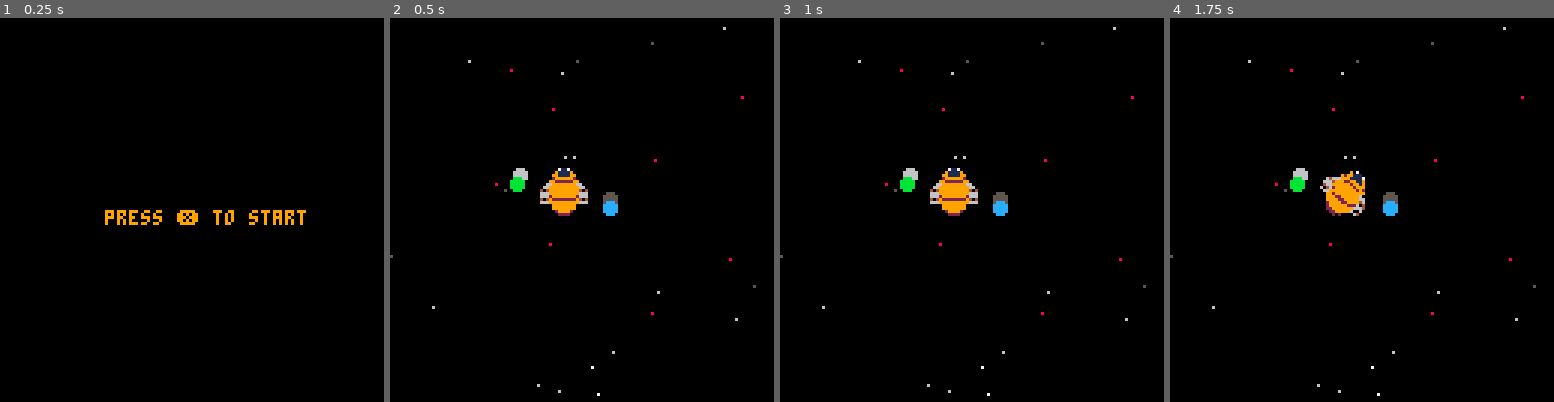
Above: before the commit, frames 1-4 (left to right).
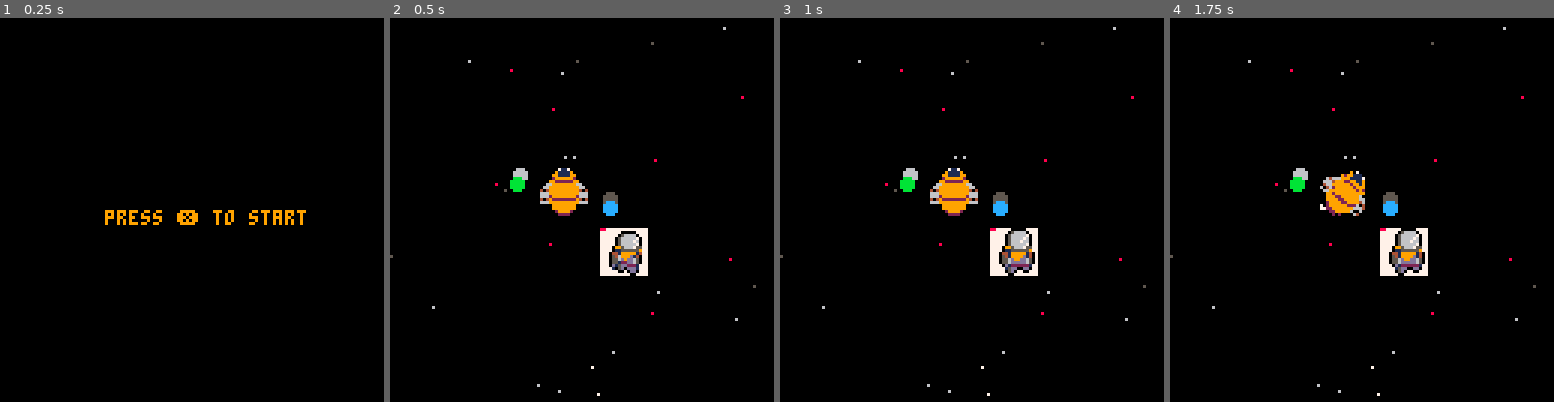
Above: after the commit, the same moments.

Repository: FrederikHR/GDB
Game: PICO-8 cartridge OW/ow.p8
Same seed, same stepped clock (60 frames per second), same inputs: the game is played once before the commit and once after it.
Inputs:
- Up to frame 1 (0.25 s): no input
- Up to frame 2 (0.5 s): tap X (X key) at 0.33 s
- Up to frame 3 (1 s): no input
- Up to frame 4 (1.75 s): tap X (X key) at 1.07 s; hold Right from 1.6 s (still down)

Frame 1 is identical in both runs. In frame 2, 1.4% of the frame differs, in the area x 54-68%, y 54-68%; in frame 3, 1.3%; in frame 4, 1.4%.

Commit message:
astronaut designs + walk/idle anim

Diff:
--- a/OW/ow.p8
+++ b/OW/ow.p8
@@ -1,5 +1,5 @@
 pico-8 cartridge // http://www.pico-8.com
-version 40
+version 41
 __lua__
 --init
 --new game in space!!!
@@ -13,6 +13,7 @@
  _draw=menu_draw
  scene="menu"
  make_player()
+ make_astronaut()
 end
 
 function menu_update()
@@ -54,6 +55,7 @@
 		draw_planets()
 		draw_player()
 		draw_pind()
+		draw_astronaut()
 	else
 		--do on-planet stuff
 		print("aaaa")
@@ -147,6 +149,7 @@
 	if p.space then
 		update_player()
 		scroll_camera()
+		update_astronaut()
 		--land()
 	else
 		update_player()
@@ -482,133 +485,174 @@
 	if (c==8) c-=1
 	pset(x,y,c)
 end
-…(130 lines of a section not shown)…
+-->8
+function make_astronaut()
+	a = {}
+	a.x = 70
+	a.y = 70
+	a.spr = 32
+	a.size = 2
+	a.anim_time = 0
+	a.anim_descend = true
+
+end
+function draw_astronaut()
+	spr(a.spr, a.x, a.y, a.size, a.size)
+end
+
+function update_astronaut()
+
+	if time() - a.anim_time > .1 then
+		if a.anim_descend then
+			a.spr += 2
+			a.anim_time = time()
+			if a.spr == 42 then
+				a.spr = 32
+			end
+		end
+
+		--[[if not a.anim_descend then
+			a.spr -= 2
+			a.anim_time = time()
+		end
+
+		if a.spr == 44 then
+			a.anim_descend = false
+		end
+		if a.spr == 32 then
+			a.anim_descend = true
+		end--]]
+	end
+
+
+end
+…(130 lines of a section not shown)…
Not shown, changed: 48 lines of the sprite sheet (__gfx__) section of OW/ow.p8
